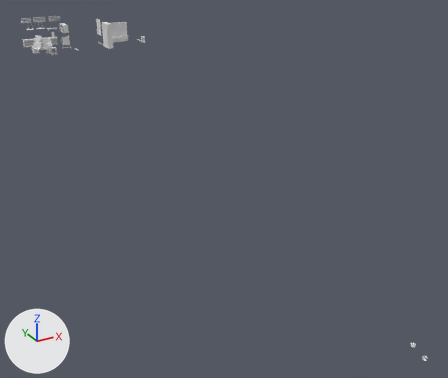
One commit to the FBX model Assets/Environment/Unique/Scene_A/SM_Scene_A_Furniture01.fbx: the scene before it, then after it.
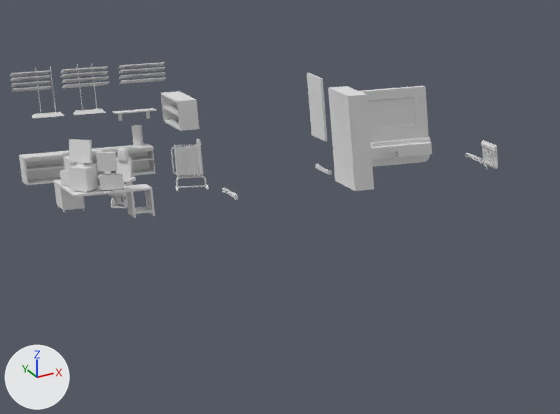
Each version is shown whole from a 50 mm camera at (-79.7, -9.1, 49.3) aimed at (-30.3, 80.8, 4.3), then close up on the part from 4% to 36% of the width and 0% to 28% of the height. The axes (+X, +Y, +Z) are drawn at lower left. The lights are the same throughout. Materials are left out; every surface is plain grey. Where no turn or scale is listed for an object, it has been applied to the vertices. Vertices at the same position are counted once.

The scene before the commit, as lines of its bpy script (objects in view):
```python
me_cube_245 = bpy.data.meshes.new('Cube.245')
me_cube_245.from_pydata(...)  # 8219 vertices, 7433 faces; spans x -55.7..-7.0, y 49.7..114.3, z -21.1..32.1
me_cube_245.materials.append(mat_concreteeclatax1)
me_cube_245.materials.append(mat_material_110)
me_cube_245.materials.append(mat_material_111)
me_cube_245.materials.append(mat_material_152)
me_cube_245.materials.append(mat_material_153)
me_cube_245.materials.append(mat_material_154)
me_cube_245.materials.append(mat_material_155)
me_cube_245.materials.append(mat_material_156)
me_cube_245.materials.append(mat_material_157)
me_cube_245.materials.append(mat_material_158)
me_cube_245.materials.append(mat_material_159)
me_cube_245.materials.append(mat_material_160)
me_cube_245.materials.append(mat_material_161)
me_cube_245.materials.append(mat_material_162)
me_cube_245.materials.append(mat_material_163)
me_cube_245.materials.append(mat_material_164)
me_cube_245.materials.append(mat_material_179)
me_cube_245.materials.append(mat_material_134)
me_cube_245.materials.append(mat_material_190)
me_cube_245.materials.append(mat_material_191)
me_cube_245.materials.append(mat_material_192)
me_cube_245.materials.append(mat_material_193)
me_cube_245.materials.append(mat_material_194)
me_cube_245.materials.append(mat_material_195)
me_cube_245.materials.append(mat_material_196)
me_cube_245.materials.append(mat_material_197)
ob_sm_scene_a_furniture01 = bpy.data.objects.new('SM_Scene_A_Furniture01', me_cube_245)
ob_sm_scene_a_furniture01.location = (0.0, 0.0, 0.0)
```
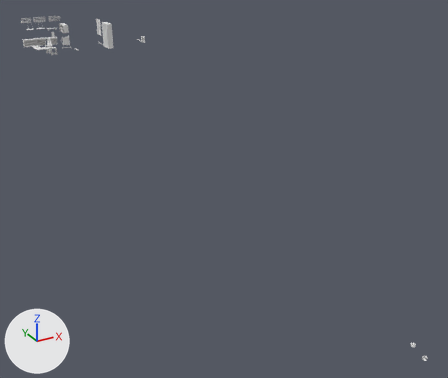
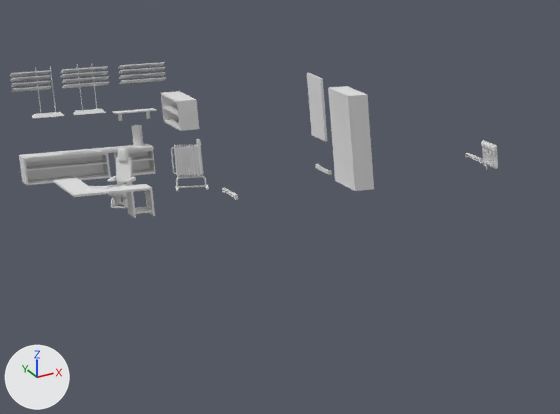
Where the change shows, as pixel boxes (x1, y1, x2, y2) in the close-ups (560 x 414 px):
part 1 of me_cube_245, deleted
    before: (54, 86, 432, 212)

The change, as a diff of the scene's bpy script:
```diff
--- a/Assets/Environment/Unique/Scene_A/SM_Scene_A_Furniture01.fbx.py
+++ b/Assets/Environment/Unique/Scene_A/SM_Scene_A_Furniture01.fbx.py
@@ me_cube_245 @@
 # used by ob_sm_scene_a_furniture01; location = (0.0, 0.0, 0.0)
-me_cube_245.from_pydata(...)  # 8219 vertices, 7433 faces; spans x -55.7..-7.0, y 49.7..114.3, z -21.1..32.1
+me_cube_245.from_pydata(...)  # 6633 vertices, 6068 faces; spans x -55.7..-7.0, y 49.7..114.3, z -21.1..32.1
+# me_cube_245 part 1: 37 loose pieces with 1586 vertices, spanning x -55.7..-35.6, y 102.6..111.9, z 26.2..30.2, are deleted
```
